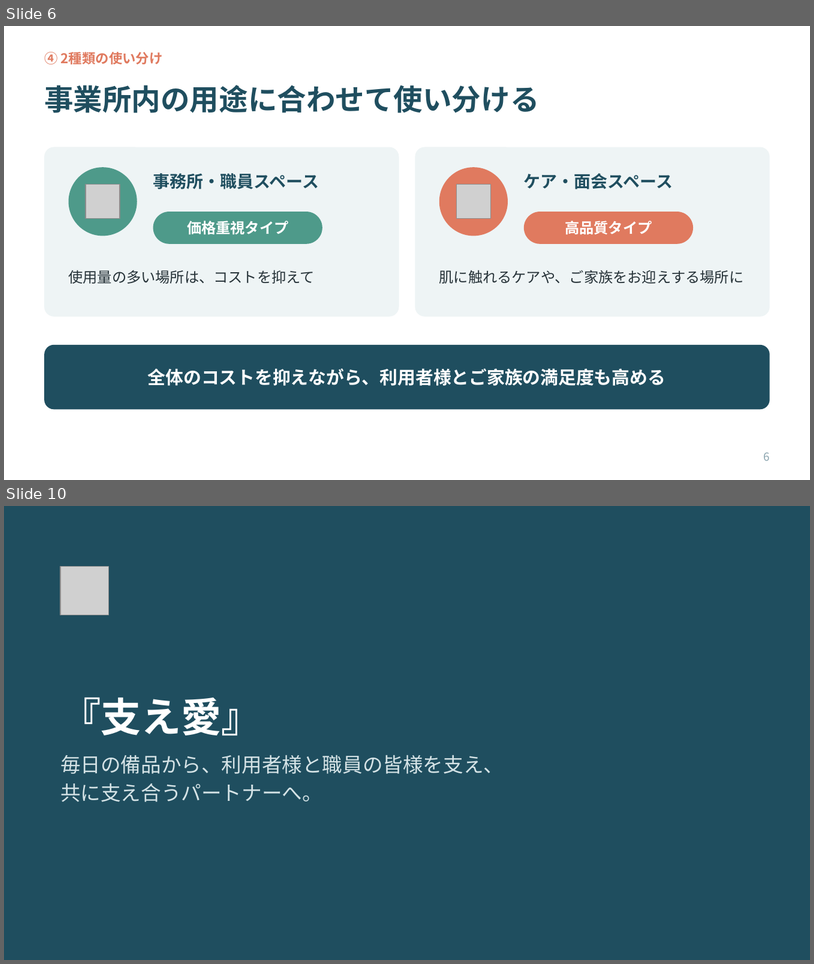
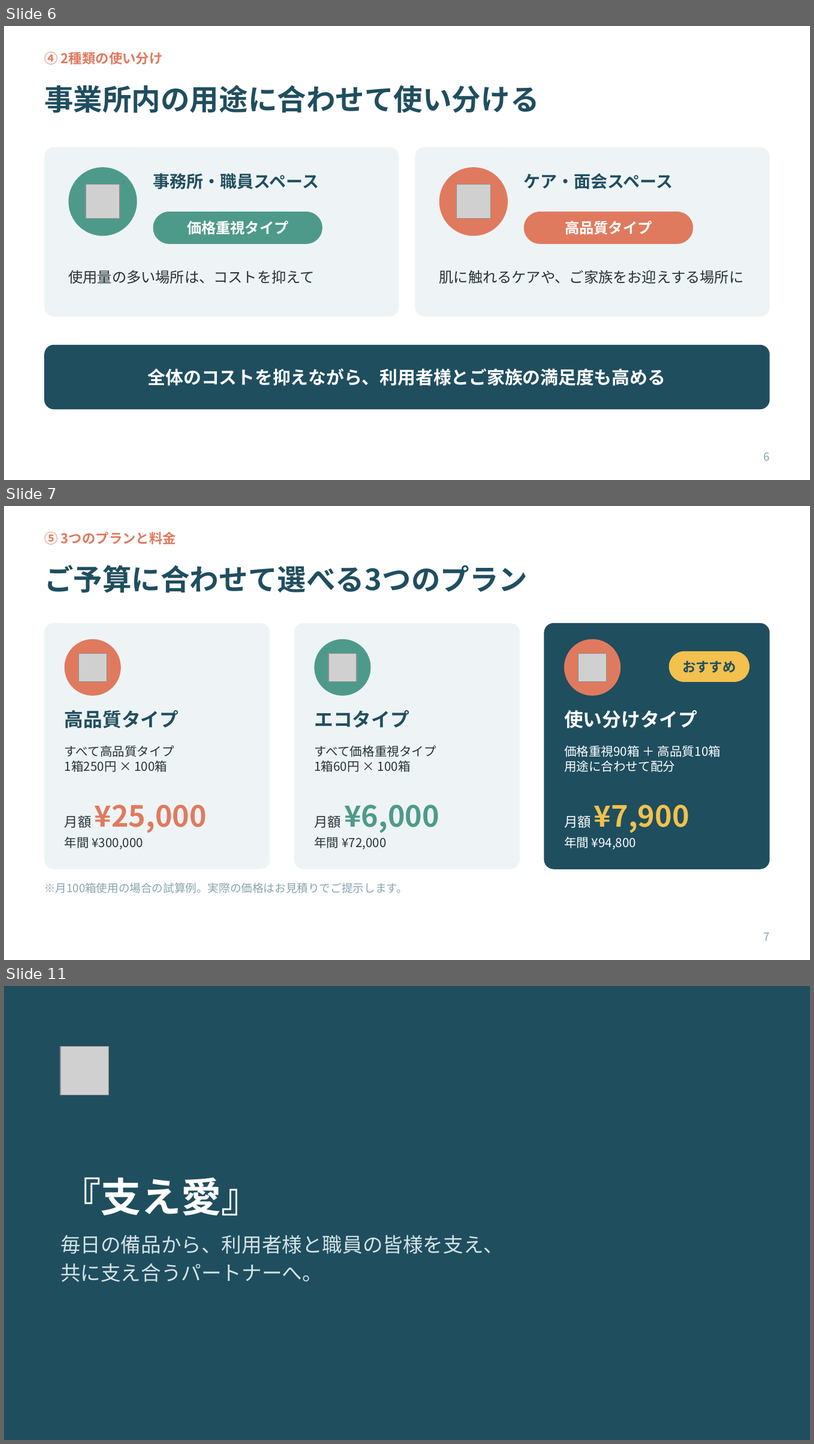
Before and after one commit to ha19870907-a11y/turbo-disco, a slide deck: tissue_sales_roleplay.pptx. Shown one above the other, each under a label of ours: slides 6 and 10 before the commit, slides 6, 7 and 11 after it; the slides between them are not shown. The pictures are 814x964 and 814x1444 pixels, drawn with LibreOffice and Linux fonts; fonts in the diff are those of the drawing; grey boxes stand for pictures. Boxes give left, top, right and bottom in pixels: in the first picture for what was removed or moved away, otherwise in the second. Text is boxed around its words. In the diff, an @@ line names an element or a change of style, - is before the commit and + after.

```diff
--- a/tissue_sales_roleplay.pptx
+++ b/tissue_sales_roleplay.pptx
@@ slide 7 added at box(4, 506, 810, 960), background #FFFFFF @@
@@ text added at box(44, 532, 176, 544), 12 pt, text #E07A5F, bold @@
+⑤ 3つのプランと料金
@@ title added at box(44, 565, 528, 593), 26 pt, text #1F4E5F, bold @@
+ご予算に合わせて選べる3つのプラン
@@ rounded rectangle added at box(44, 623, 270, 869), fill #EEF4F5 @@
@@ rounded rectangle added at box(294, 623, 520, 869), fill #EEF4F5 @@
@@ rounded rectangle added at box(544, 623, 770, 869), fill #1F4E5F @@
@@ ellipse added at box(65, 639, 121, 696), fill #E07A5F @@
@@ ellipse added at box(314, 639, 371, 696), fill #4E9A8A @@
@@ ellipse added at box(564, 639, 621, 696), fill #E07A5F @@
@@ picture added at box(79, 653, 107, 681) @@
@@ picture added at box(329, 653, 357, 681) @@
@@ picture added at box(578, 653, 606, 681) @@
@@ rounded rectangle added at box(669, 651, 750, 682), fill #F2C14E @@
@@ text added at box(683, 661, 737, 673), 12 pt, text #1F4E5F, bold @@
+おすすめ
@@ text added at box(65, 710, 179, 728), 17 pt, text #1F4E5F, bold @@
+高品質タイプ
@@ text added at box(314, 710, 410, 727), 17 pt, text #1F4E5F, bold @@
+エコタイプ
@@ text added at box(564, 710, 698, 728), 17 pt, text #FFFFFF, bold @@
+使い分けタイプ
@@ text added at box(65, 745, 174, 772), 11 pt, text #263238 @@
+すべて高品質タイプ
+1箱250円 × 100箱
@@ text added at box(314, 745, 437, 772), 11 pt, text #263238 @@
+すべて価格重視タイプ
+1箱60円 × 100箱
@@ text added at box(564, 745, 721, 772), 11 pt, text #FFFFFF @@
+価格重視90箱 ＋ 高品質10箱
+用途に合わせて配分
@@ text added at box(65, 804, 207, 832), 26 pt, text #E07A5F, bold @@
+月額 ¥25,000
@@ text added at box(314, 804, 440, 832), 26 pt, text #4E9A8A, bold @@
+月額 ¥6,000
@@ text added at box(564, 804, 690, 832), 26 pt, text #F2C14E, bold @@
+月額 ¥7,900
@@ text added at box(65, 837, 144, 849), 11 pt, text #263238 @@
+年間 ¥300,000
@@ text added at box(314, 837, 386, 849), 11 pt, text #263238 @@
+年間 ¥72,000
@@ text added at box(564, 837, 636, 849), 11 pt, text #FFFFFF @@
+年間 ¥94,800
@@ text added at box(44, 882, 408, 893), 10 pt, text #8AA4AE @@
+※月100箱使用の場合の試算例。実際の価格はお見積りでご提示します。
@@ page number added at box(764, 932, 770, 940), 10 pt, text #8AA4AE @@
+7
@@ what was slide 10 is now slide 11 @@
```
Also in this commit, not shown: 3 slides changed, 1 other file.
